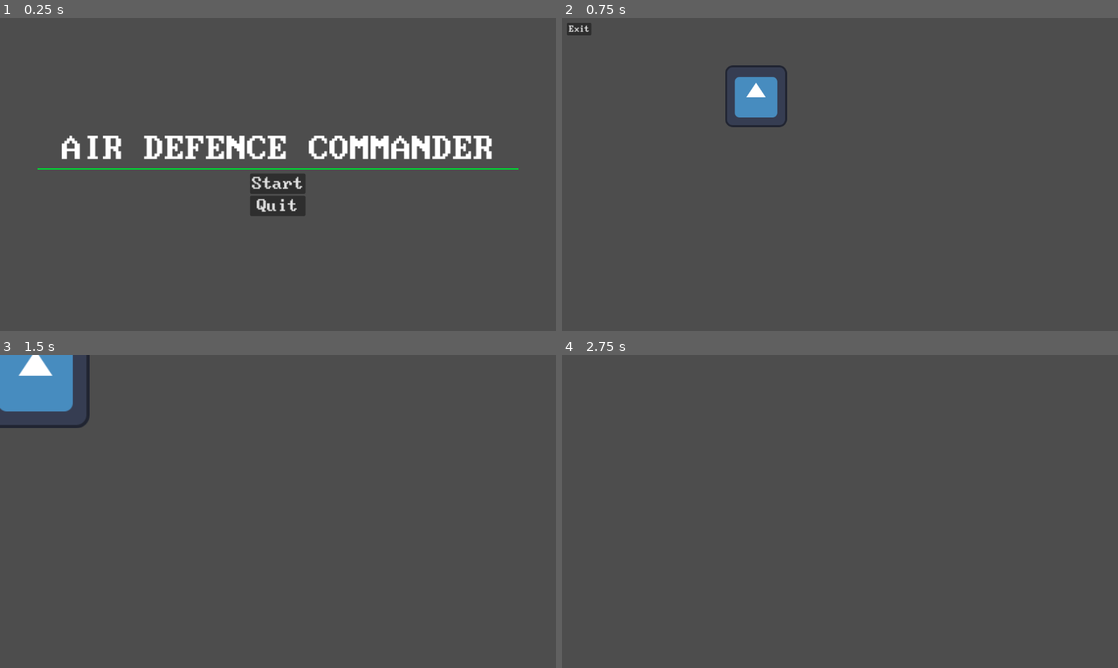
Above: before the commit, frames 1-4 (two rows, left to right).
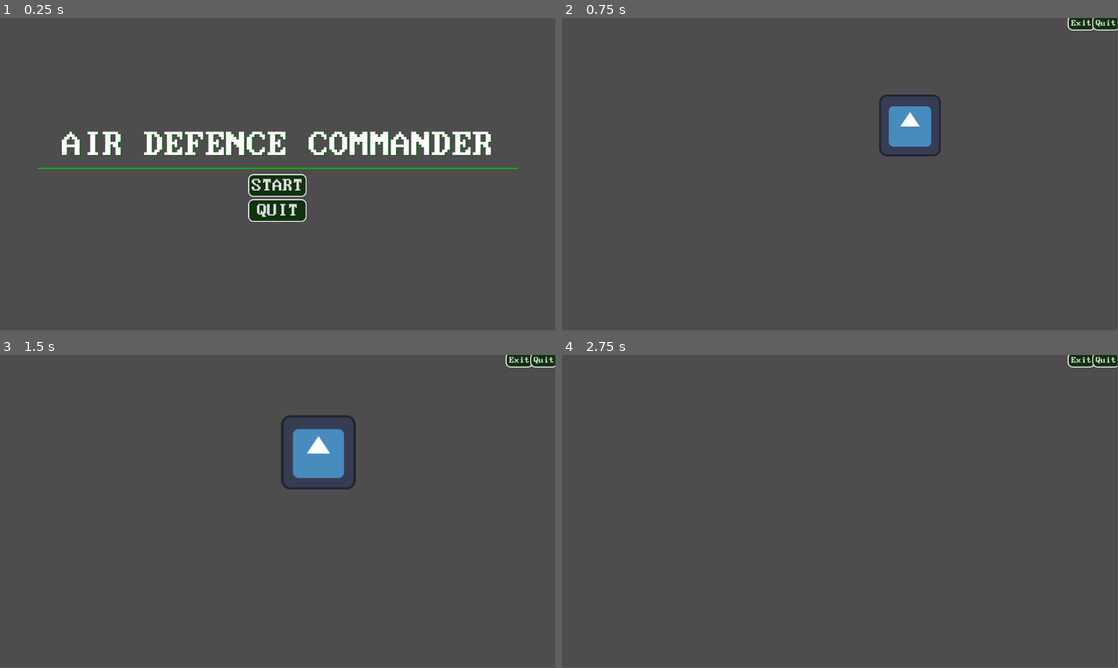
Above: after the commit, the same moments.

Repository: angels-silhouette/Air-Defence-Commander
Game: Godot game, scene res://scenes/start_menu.tscn
The game is run twice, just before and just after one commit, with the same random seed, the same clock (stepped at 60 frames per second) and the same inputs. The engine's default icon, where the game draws it, is replaced by a stand-in: a white triangle on a blue panel in a dark square.
Inputs:
- Up to frame 1 (0.25 s): no input
- Up to frame 2 (0.75 s): click "Start" (after the commit: "START") at 0.5 s
- Up to frame 3 (1.5 s): tap Enter at 1.25 s; hold D (right) from 1.28 s (still down); hold E (in) from 1.28 s (still down)
- Up to frame 4 (2.75 s): tap Q (out) at 1.55, 2.1 s; release D (right) at 2.03 s; release E (in) at 2.03 s; hold S (down) from 2.03 s (still down); tap E (in) at 2.3 s
In our replay, the window is 800x450 before the commit and 799x449 after it. These sizes can differ from the game's own. Grey fills any space a smaller window leaves; there, only what the larger window draws over its background counts as a difference.

The runs differ from the first frame. In frame 1, 5.2% of the frame differs, in the area x 6-94%, y 36-66%; in frame 2, 3.0%; in frame 3, 4.9%; in frame 4, 0.3%.

Commit message:
2024/11/25

Diff:
--- /dev/null
+++ b/assets/style_box_flat_dark.tres
@@ -0,0 +1,17 @@
+[gd_resource type="StyleBoxFlat" format=3 uid="uid://db0qgrjv30yoo"]
+
+[resource]
+bg_color = Color(0, 0.392157, 0, 1)
+border_width_left = 2
+border_width_top = 2
+border_width_right = 2
+border_width_bottom = 2
+border_color = Color(1, 1, 1, 1)
+corner_radius_top_left = 10
+corner_radius_top_right = 10
+corner_radius_bottom_right = 10
+corner_radius_bottom_left = 10
+expand_margin_left = 5.0
+expand_margin_top = 5.0
+expand_margin_right = 5.0
+expand_margin_bottom = 5.0
--- /dev/null
+++ b/assets/style_box_flat_dark_borderless.tres
@@ -0,0 +1,8 @@
+[gd_resource type="StyleBoxFlat" format=3 uid="uid://cpn0pljqpsov3"]
+
+[resource]
+bg_color = Color(0, 0.392157, 0, 1)
+corner_radius_top_left = 10
+corner_radius_top_right = 10
+corner_radius_bottom_right = 10
+corner_radius_bottom_left = 10
--- /dev/null
+++ b/assets/style_box_flat_darker.tres
@@ -0,0 +1,17 @@
+[gd_resource type="StyleBoxFlat" format=3 uid="uid://blomgf5bxrh8r"]
+
+[resource]
+bg_color = Color(0.0588235, 0.196078, 0.0588235, 1)
+border_width_left = 2
+border_width_top = 2
+border_width_right = 2
+border_width_bottom = 2
+border_color = Color(1, 1, 1, 1)
+corner_radius_top_left = 10
+corner_radius_top_right = 10
+corner_radius_bottom_right = 10
+corner_radius_bottom_left = 10
+expand_margin_left = 5.0
+expand_margin_top = 5.0
+expand_margin_right = 5.0
+expand_margin_bottom = 5.0
--- /dev/null
+++ b/assets/style_box_flat_darker_borderless.tres
@@ -0,0 +1,13 @@
+[gd_resource type="StyleBoxFlat" format=3 uid="uid://c6vr6w0xs24p2"]
+
+[resource]
+bg_color = Color(0.0588235, 0.196078, 0.0588235, 1)
+border_width_left = 2
+border_width_top = 2
+border_width_right = 2
+border_width_bottom = 2
+border_color = Color(1, 1, 1, 1)
+corner_radius_top_left = 10
+corner_radius_top_right = 10
+corner_radius_bottom_right = 10
+corner_radius_bottom_left = 10
--- /dev/null
+++ b/assets/style_box_flat_darkest.tres
@@ -0,0 +1,17 @@
+[gd_resource type="StyleBoxFlat" format=3 uid="uid://dxd5blc1n3tkv"]
+
+[resource]
+bg_color = Color(0, 0.0980392, 0, 1)
+border_width_left = 2
+border_width_top = 2
+border_width_right = 2
+border_width_bottom = 2
+border_color = Color(1, 1, 1, 1)
+corner_radius_top_left = 10
+corner_radius_top_right = 10
+corner_radius_bottom_right = 10
+corner_radius_bottom_left = 10
+expand_margin_left = 5.0
+expand_margin_top = 5.0
+expand_margin_right = 5.0
+expand_margin_bottom = 5.0
--- /dev/null
+++ b/assets/style_box_flat_light.tres
@@ -0,0 +1,17 @@
+[gd_resource type="StyleBoxFlat" format=3 uid="uid://ctelxcb735pwc"]
+
+[resource]
+bg_color = Color(0, 0.784314, 0, 1)
+border_width_left = 2
+border_width_top = 2
+border_width_right = 2
+border_width_bottom = 2
+border_color = Color(1, 1, 1, 1)
+corner_radius_top_left = 10
+corner_radius_top_right = 10
+corner_radius_bottom_right = 10
+corner_radius_bottom_left = 10
+expand_margin_left = 5.0
+expand_margin_top = 5.0
+expand_margin_right = 5.0
+expand_margin_bottom = 5.0
--- /dev/null
+++ b/assets/theme.tres
@@ -0,0 +1,39 @@
+[gd_resource type="Theme" load_steps=9 format=3 uid="uid://62ntj43uvyfo"]
+
+[ext_resource type="FontFile" uid="uid://6a755ajkbbij" path="res://assets/fonts/BigBlueTerminal/BigBlueTermPlusNerdFontMono-Regular.ttf" id="1_jilf1"]
+[ext_resource type="StyleBox" uid="uid://dxd5blc1n3tkv" path="res://assets/style_box_flat_darkest.tres" id="2_7jv3d"]
+[ext_resource type="StyleBox" uid="uid://db0qgrjv30yoo" path="res://assets/style_box_flat_dark.tres" id="2_i4q16"]
+[ext_resource type="StyleBox" uid="uid://ctelxcb735pwc" path="res://assets/style_box_flat_light.tres" id="3_lj3fm"]
+[ext_resource type="StyleBox" uid="uid://blomgf5bxrh8r" path="res://assets/style_box_flat_darker.tres" id="4_o73sg"]
+[ext_resource type="StyleBox" uid="uid://cpn0pljqpsov3" path="res://assets/style_box_flat_dark_borderless.tres" id="6_ufm5a"]
+[ext_resource type="StyleBox" uid="uid://c6vr6w0xs24p2" path="res://assets/style_box_flat_darker_borderless.tres" id="6_y673g"]
+
+[sub_resource type="StyleBoxLine" id="StyleBoxLine_omane"]
+color = Color(0, 0.784314, 0, 1)
+grow_begin = 50.0
+grow_end = 50.0
+thickness = 2
+
+[resource]
+Button/fonts/font = ExtResource("1_jilf1")
+Button/styles/disabled = ExtResource("2_7jv3d")
+Button/styles/focus = ExtResource("2_i4q16")
+Button/styles/hover = ExtResource("2_i4q16")
+Button/styles/normal = ExtResource("4_o73sg")
+Button/styles/pressed = ExtResource("3_lj3fm")
+FlatButton/styles/disabled = ExtResource("2_7jv3d")
+FlatButton/styles/hover = ExtResource("2_i4q16")
+FlatButton/styles/normal = ExtResource("4_o73sg")
+FlatButton/styles/pressed = ExtResource("3_lj3fm")
+HSeparator/styles/separator = SubResource("StyleBoxLine_omane")
+Label/colors/font_shadow_color = Color(0, 0.392157, 0, 1)
+Label/constants/shadow_outline_size = 2
+Label/fonts/font = ExtResource("1_jilf1")
+MenuButton/styles/disabled = ExtResource("2_7jv3d")
+MenuButton/styles/focus = ExtResource("2_i4q16")
+MenuButton/styles/hover = ExtResource("2_i4q16")
+MenuButton/styles/normal = ExtResource("4_o73sg")
+MenuButton/styles/pressed = ExtResource("3_lj3fm")
+PopupMenu/styles/hover = ExtResource("6_ufm5a")
+PopupMenu/styles/panel = ExtResource("6_y673g")
+VBoxContainer/constants/separation = 15
--- a/project.godot
+++ b/project.godot
@@ -12,16 +12,26 @@
 
 config/name="Air defence commander"
 run/main_scene="res://scenes/start_menu.tscn"
-config/features=PackedStringArray("4.2", "Forward Plus")
+config/features=PackedStringArray("4.3", "Forward Plus")
+run/max_fps=60
 boot_splash/bg_color=Color(0, 0, 0, 1)
 config/icon="res://working assets/icon.svg"
+
+[audio]
+
+general/text_to_speech=true
+driver/enable_input=true
+
+[debug]
+
+file_logging/enable_file_logging=true
+settings/stdout/print_fps=true
+settings/stdout/print_gpu_profile=true
+settings/stdout/verbose_stdout=true
 
 [display]
 
 window/size/mode=3
-window/stretch/mode="canvas_items"
-window/stretch/aspect="expand"
-window/per_pixel_transparency/allowed=true
 
 [dotnet]
 
@@ -32,31 +42,35 @@
 
 up={
 "deadzone": 0.5,
-"events": [Object(InputEventKey,"resource_local_to_scene":fa …(172 unchanged characters)… eycode":87,"key_label":0,"unicode":119,"echo":false,"script":null)
+"events": [Object(InputEventKey,"resource_local_to_scene":fa …(172 unchanged characters)… eycode":87,"key_label":0,"unicode":119,"location":0,"echo":false,"script":null)
 ]
 }
 down={
 "deadzone": 0.5,
-"events": [Object(InputEventKey,"resource_local_to_scene":fa …(172 unchanged characters)… eycode":83,"key_label":0,"unicode":115,"echo":false,"script":null)
+"events": [Object(InputEventKey,"resource_local_to_scene":fa …(172 unchanged characters)… eycode":83,"key_label":0,"unicode":115,"location":0,"echo":false,"script":null)
 ]
 }
 left={
 "deadzone": 0.5,
-"events": [Object(InputEventKey,"resource_local_to_scene":fa …(171 unchanged characters)… keycode":65,"key_label":0,"unicode":97,"echo":false,"script":null)
+"events": [Object(InputEventKey,"resource_local_to_scene":fa …(171 unchanged characters)… keycode":65,"key_label":0,"unicode":97,"location":0,"echo":false,"script":null)
 ]
 }
 right={
 "deadzone": 0.5,
-"events": [Object(InputEventKey,"resource_local_to_scene":fa …(172 unchanged characters)… eycode":68,"key_label":0,"unicode":100,"echo":false,"script":null)
+"events": [Object(InputEventKey,"resource_local_to_scene":fa …(172 unchanged characters)… eycode":68,"key_label":0,"unicode":100,"location":0,"echo":false,"script":null)
 ]
 }
 in={
 "deadzone": 0.5,
-"events": [Object(InputEventKey,"resource_local_to_scene":fa …(172 unchanged characters)… eycode":69,"key_label":0,"unicode":101,"echo":false,"script":null)
+"events": [Object(InputEventKey,"resource_local_to_scene":fa …(172 unchanged characters)… eycode":69,"key_label":0,"unicode":101,"location":0,"echo":false,"script":null)
 ]
 }
 out={
 "deadzone": 0.5,
-"events": [Object(InputEventKey,"resource_local_to_scene":fa …(172 unchanged characters)… eycode":81,"key_label":0,"unicode":113,"echo":false,"script":null)
+"events": [Object(InputEventKey,"resource_local_to_scene":fa …(172 unchanged characters)… eycode":81,"key_label":0,"unicode":113,"location":0,"echo":false,"script":null)
 ]
 }
+
+[rendering]
+
+occlusion_culling/use_occlusion_culling=true
--- a/scenes/enemy.tscn
+++ b/scenes/enemy.tscn
@@ -2,5 +2,5 @@
 
 [ext_resource type="Script" path="res://scenes/enemy.gd" id="1_uf53c"]
 
-[node name="enemy" type="Node2D"]
+[node name="Enemy" type="Node2D"]
 script = ExtResource("1_uf53c")
--- a/scenes/game.gd
+++ b/scenes/game.gd
@@ -1,6 +1,9 @@
 extends Node2D
 
-var worlds = []
+# Environmental constants
+@export var ENVIRONMENTAL_ACCELERATION: Vector3 = Vector3(0, 0, -9.8) # meters per second per second
+
+var entities = []
 
 func _ready():
 	pass
@@ -8,8 +11,12 @@
 func _process(_delta):
 	pass
 
-func add_world(world):
-	worlds.append(world)
+func register_entity(entity):
+	print(entity)
+	entities.append(entity)
 
 func quit_request():
 	self.get_tree().quit()
+
+func exit_to_menu_request():
+	self.get_tree().change_scene_to_file("res://scenes/start_menu.tscn")
--- a/scenes/game.tscn
+++ b/scenes/game.tscn
@@ -1,21 +1,23 @@
 [gd_scene load_steps=6 format=3 uid="uid://cdlpdolg5b1i4"]
 
 [ext_resource type="Script" path="res://scenes/game.gd" id="1_dx3bu"]
-[ext_resource type="PackedScene" uid="uid://cmxwc5g651856" path="res://scenes/world.tscn" id="2_c3bcd"]
-[ext_resource type="PackedScene" uid="uid://bhqauxkrrllg0" path="res://scenes/player.tscn" id="2_ca6lv"]
-[ext_resource type="PackedScene" uid="uid://c2j2v4bxc3qeg" path="res://scenes/enemy.tscn" id="4_qogmf"]
-[ext_resource type="Texture2D" uid="uid://cliu8xtxi385n" path="res://working_assets/icon.svg" id="5_afew8"]
+[ext_resource type="PackedScene" uid="uid://c2j2v4bxc3qeg" path="res://scenes/enemy.tscn" id="2_afojm"]
+[ext_resource type="PackedScene" uid="uid://bhqauxkrrllg0" path="res://scenes/player.tscn" id="3_ga60c"]
+[ext_resource type="PackedScene" uid="uid://djebarfvr83yg" path="res://scenes/misc_objects_spawner.tscn" id="4_42q3g"]
+[ext_resource type="Texture2D" uid="uid://cliu8xtxi385n" path="res://working_assets/icon.svg" id="5_fmo06"]
 
-[node name="game" type="Node2D"]
+[node name="Game" type="Node2D"]
 script = ExtResource("1_dx3bu")
 
-[node name="world" parent="." instance=ExtResource("2_c3bcd")]
+[node name="Enemy" parent="." instance=ExtResource("2_afojm")]
+position = Vector2(191, 495)
 
-[node name="player" parent="world" instance=ExtResource("2_ca6lv")]
-position = Vector2(598, 343)
+[node name="Player" parent="." instance=ExtResource("3_ga60c")]
+position = Vector2(277, 333)
 
-[node name="enemy" parent="world" instance=ExtResource("4_qogmf")]
+[node name="MiscObjectsSpawner" parent="." instance=ExtResource("4_42q3g")]
+position = Vector2(263, 235)
 
 [node name="Icon" type="Sprite2D" parent="."]
-position = Vector2(424, 181)
-texture = ExtResource("5_afew8")
+position = Vector2(423, 232)
+texture = ExtResource("5_fmo06")
--- /dev/null
+++ b/scenes/misc_objects_spawner.tscn
@@ -0,0 +1,6 @@
+[gd_scene load_steps=2 format=3 uid="uid://djebarfvr83yg"]
+
+[ext_resource type="Script" path="res://scenes/misc_objects_spawner.gd" id="1_1eupc"]
+
+[node name="MiscObjectsSpawner" type="Node2D"]
+script = ExtResource("1_1eupc")
--- a/scenes/player.gd
+++ b/scenes/player.gd
@@ -11,61 +11,59 @@
 @export var radar_large: Node2D
 
 # GUI
-@export var camera_sensitivity: int = 100
-@export var max_scale: float = 2
-@export var min_scale: float = 0.2
+var velocity: Vector2 = Vector2(0, 0)
+var zoom_velocity: float = 0.0
+var velocity_sensitivity: int = 100
+var zoom_sensitivity: float = 0.3
+var zoom_decerlation: float = 12.0
+var velocity_decerlation: float = 2.5
+var max_scale: float = 5
+var min_scale: float = 0.1
 
-var world: Node2D
-var camera_velocity: Vector2
-var camera_zoom_velocity: float = 0.0
+@onready var world: Node2D = self.get_parent()
+@onready var camera: Camera2D = $Camera2D
 
-var camera: Camera2D
-var ui: Control
+func _process(delta):
+	var velocity_zoom_coefficent = 1 / camera.zoom.length()
 
-func _ready():
-	world = self.get_parent()
-	camera = self.get_node("Camera2D")
-	ui = self.get_node("UI")
+	if Input.is_action_pressed("up"):
+		velocity.y -= velocity_sensitivity * velocity_zoom_coefficent * delta
+	if Input.is_action_pressed("down"):
+		velocity.y += velocity_sensitivity * velocity_zoom_coefficent * delta
+	if Input.is_action_pressed("left"):
+		velocity.x -= velocity_sensitivity * velocity_zoom_coefficent * delta
+	if Input.is_action_pressed("right"):
+		velocity.x += velocity_sensitivity * velocity_zoom_coefficent * delta
+	if Input.is_action_pressed("in"):
+		zoom_velocity += zoom_sensitivity * delta
+	if Input.is_action_pressed("out"):
+		zoom_velocity -= zoom_sensitivity * delta
+
+	# movement
+	position += velocity
+	var zoom_change = Vector2(1, 1) * zoom_velocity
+	if zoom_change + camera.zoom > Vector2(1, 1) * max_scale:
+		camera.zoom = Vector2(1, 1) * max_scale
+		zoom_velocity = 0
+	elif zoom_change + camera.zoom < Vector2(1, 1) * min_scale:
+		camera.zoom = Vector2(1, 1) * min_scale
+		zoom_velocity = 0
+	else:
+		camera.zoom += zoom_change
+
+	# deceleartion
+	zoom_velocity -= zoom_velocity * zoom_decerlation * delta
+	velocity -= velocity * velocity_decerlation * delta
+	if velocity.length() < 0.05:
+		velocity = Vector2(0, 0)
+
+func _on_quit_button_pressed() -> void:
+	world.quit_request()
 
 
-func _process(delta):
-	# input handling
-	if Input.is_action_pressed("up"):
-		camera_velocity.y -= camera_sensitivity * delta
-	if Input.is_action_pressed("down"):
-		camera_velocity.y += camera_sensitivity * delta
-	if Input.is_action_pressed("left"):
-		camera_velocity.x -= camera_sensitivity * delta
-	if Input.is_action_pressed("right"):
-		camera_velocity.x += camera_sensitivity * delta
-	if Input.is_action_pressed("in"):
-		camera_zoom_velocity += camera_sensitivity / 100 * delta
-	if Input.is_action_pressed("out"):
-		camera_zoom_velocity -= camera_sensitivity / 100 * delta
-
-	# movement
-	position += camera_velocity
-	var zoom_change = Vector2(1, 1) * camera_zoom_velocity
-	if zoom_change + camera.zoom > Vector2(1, 1) * max_scale:
-		camera.zoom = Vector2(1, 1) * max_scale
-		ui.size = self.get_tree().root.size * min_scale
-		camera_zoom_velocity = 0
-	elif zoom_change + camera.zoom < Vector2(1, 1) * min_scale:
-		camera.zoom = Vector2(1, 1) * min_scale
-		ui.size = self.get_tree().root.size * max_scale
-		camera_zoom_velocity = 0
-	else:
-		camera.zoom += zoom_change
-		ui.size -= zoom_change
-
-	print(ui.size)
-
-	# deceleartion
-	camera_zoom_velocity -= camera_zoom_velocity * 10 * delta
-	camera_velocity -= camera_velocity * 2.5 * delta
-	if camera_velocity.length() < 0.05:
-		camera_velocity = Vector2(0, 0)
+func _on_exit_to_menu_button_pressed() -> void:
+	world.exit_to_menu_request()
 
 
-func _on_exit_button_pressed():
-	world.quit_request()
+func _on_exit_button_pressed() -> void:
+	pass # Replace with function body.
--- a/scenes/player.tscn
+++ b/scenes/player.tscn
@@ -1,47 +1,43 @@
-[gd_scene load_steps=4 format=3 uid="uid://bhqauxkrrllg0"]
+[gd_scene load_steps=3 format=3 uid="uid://bhqauxkrrllg0"]
 
 [ext_resource type="Script" path="res://scenes/player.gd" id="1_si8ud"]
-[ext_resource type="FontFile" uid="uid://hgkxrcji5ap8" path="res://assets/fonts/BigBlueTerminal/BigBlueTerm437NerdFont-Regular.ttf" id="2_sqtl6"]
+[ext_resource type="Theme" uid="uid://62ntj43uvyfo" path="res://assets/theme.tres" id="2_befvw"]
 
-[sub_resource type="Theme" id="Theme_j00j5"]
-default_font = ExtResource("2_sqtl6")
-default_font_size = 12
-Button/font_sizes/font_size = 16
-MarginContainer/constants/margin_bottom = 10
-MarginContainer/constants/margin_left = 10
-MarginContainer/constants/margin_right = 10
-MarginContainer/constants/margin_top = 10
-
-[node name="player" type="Node2D"]
+[node name="Player" type="Node2D"]
 script = ExtResource("1_si8ud")
 
-[node name="UI" type="Control" parent="."]
+[node name="Camera2D" type="Camera2D" parent="."]
+
+[node name="CanvasLayer" type="CanvasLayer" parent="."]
+
+[node name="UI" type="Control" parent="CanvasLayer"]
 layout_mode = 3
 anchors_preset = 15
 anchor_right = 1.0
 anchor_bottom = 1.0
-offset_left = -576.0
-offset_top = -324.0
-offset_right = 576.0
-offset_bottom = 324.0
 grow_horizontal = 2
 grow_vertical = 2
-size_flags_horizontal = 3
-size_flags_vertical = 3
-theme = SubResource("Theme_j00j5")
-metadata/_edit_lock_ = true
+theme = ExtResource("2_befvw")
 
-[node name="MarginContainer" type="MarginContainer" parent="UI"]
+[node name="MarginContainer" type="MarginContainer" parent="CanvasLayer/UI"]
 layout_mode = 1
-offset_right = 40.0
-offset_bottom = 40.0
+anchors_preset = 1
+anchor_left = 1.0
+anchor_right = 1.0
+offset_left = -20.0
+offset_bottom = 20.0
+grow_horizontal = 0
 
-[node name="ExitButton" type="Button" parent="UI/MarginContainer"]
+[node name="HBoxContainer" type="HBoxContainer" parent="CanvasLayer/UI/MarginContainer"]
+layout_mode = 2
+
+[node name="ExitButton" type="Button" parent="CanvasLayer/UI/MarginContainer/HBoxContainer"]
 layout_mode = 2
 text = "Exit"
-metadata/_edit_use_anchors_ = true
 
-[node name="Camera2D" type="Camera2D" parent="."]
-metadata/_edit_lock_ = true
+[node name="QuitButton" type="Button" parent="CanvasLayer/UI/MarginContainer/HBoxContainer"]
+layout_mode = 2
+text = "Quit"
 
-[connection signal="pressed" from="UI/MarginContainer/ExitButton" to="." method="_on_exit_button_pressed"]
+[connection signal="pressed" from="CanvasLayer/UI/MarginContainer/HBoxContainer/ExitButton" to="." method="_on_exit_button_pressed"]
+[connection signal="pressed" from="CanvasLayer/UI/MarginContainer/HBoxContainer/QuitButton" to="." method="_on_quit_button_pressed"]
--- a/scenes/start_menu.gd
+++ b/scenes/start_menu.gd
@@ -1,4 +1,4 @@
-extends Control
+extends CenterContainer
 
 func _ready():
 	pass
--- a/scenes/start_menu.tres
+++ /dev/null
@@ -1,54 +0,0 @@
-[gd_resource type="Theme" load_steps=5 format=3 uid="uid://62ntj43uvyfo"]
-
-[ext_resource type="FontFile" uid="uid://deslwh2w0cksq" path="res://assets/fonts/BigBlueTerminal/BigBlueTerm437NerdFontMono-Regular.ttf" id="1_fam3s"]
-
-[sub_resource type="StyleBoxFlat" id="StyleBoxFlat_4tv2o"]
-bg_color = Color(0.2, 0.878431, 0.0980392, 1)
-border_width_left = 1
-border_width_top = 1
-border_width_right = 1
-border_width_bottom = 1
-border_color = Color(0, 0, 0, 1)
-corner_radius_top_left = 5
-corner_radius_top_right = 5
-corner_radius_bottom_right = 5
-corner_radius_bottom_left = 5
-shadow_color = Color(0.356863, 0.560784, 0.270588, 1)
-shadow_size = 5
-shadow_offset = Vector2(1, 1)
-
-[sub_resource type="StyleBoxFlat" id="StyleBoxFlat_0jofq"]
-bg_color = Color(0.356863, 0.560784, 0.270588, 1)
-border_width_left = 1
-border_width_top = 1
-border_width_right = 1
-border_width_bottom = 1
-border_color = Color(0, 0, 0, 1)
-border_blend = true
-corner_radius_top_left = 5
-corner_radius_top_right = 5
-corner_radius_bottom_right = 5
-corner_radius_bottom_left = 5
-shadow_color = Color(0, 0, 0, 1)
-shadow_size = 5
-shadow_offset = Vector2(1, 1)
-
-[sub_resource type="StyleBoxEmpty" id="StyleBoxEmpty_sa0ch"]
-
-[resource]
-default_font = ExtResource("1_fam3s")
-default_font_size = 32
-Button/font_sizes/default = 32
-Button/styles/normal = SubResource("StyleBoxFlat_4tv2o")
-Button/styles/pressed = SubResource("StyleBoxFlat_0jofq")
-Fonts/fonts/normal = ExtResource("1_fam3s")
-Label/colors/font_color = Color(1, 1, 1, 1)
-Label/colors/font_outline_color = Color(0, 0, 0, 1)
-Label/colors/font_shadow_color = Color(0.356863, 0.560784, 0.270588, 1)
-Label/constants/line_spacing = 3
-Label/constants/outline_size = 1
-Label/constants/shadow_offset_x = 1
-Label/constants/shadow_offset_y = 1
-Label/constants/shadow_outline_size = 5
-Label/font_sizes/title = 32
-Label/styles/normal = SubResource("StyleBoxEmpty_sa0ch")
--- a/scenes/start_menu.tscn
+++ b/scenes/start_menu.tscn
@@ -1,64 +1,47 @@
-[gd_scene load_steps=7 format=3 uid="uid://dxymm76bisbo"]
+[gd_scene load_steps=3 format=3 uid="uid://dxymm76bisbo"]
 
-[ext_resource type="FontFile" uid="uid://deslwh2w0cksq" path="res://assets/fonts/BigBlueTerminal/BigBlueTerm437NerdFontMono-Regular.ttf" id="1_a73xf"]
-[ext_resource type="FontFile" uid="uid://hgkxrcji5ap8" path="res://assets/fonts/BigBlueTerminal/BigBlueTerm437NerdFont-Regular.ttf" id="1_hlu1b"]
 [ext_resource type="Script" path="res://scenes/start_menu.gd" id="1_ij60g"]
+[ext_resource type="Theme" uid="uid://62ntj43uvyfo" path="res://assets/theme.tres" id="1_yf2mb"]
 
-[sub_resource type="StyleBoxLine" id="StyleBoxLine_5app5"]
-color = Color(0, 0.839216, 0.2, 1)
-grow_begin = 50.0
-grow_end = 50.0
-thickness = 3
-
-[sub_resource type="Theme" id="Theme_px6bt"]
-default_font = ExtResource("1_hlu1b")
-default_font_size = 32
-HSeparator/constants/separation = 10
-HSeparator/styles/separator = SubResource("StyleBoxLine_5app5")
-Label/font_sizes/font_size = 64
-
-[sub_resource type="LabelSettings" id="LabelSettings_h4k0s"]
-font = ExtResource("1_a73xf")
-font_size = 64
-
-[node name="StartMenue" type="Control"]
-layout_mode = 3
-anchors_preset = 0
-theme = SubResource("Theme_px6bt")
+[node name="StartMenue" type="CenterContainer"]
+anchors_preset = 15
+anchor_right = 1.0
+anchor_bottom = 1.0
+grow_horizontal = 2
+grow_vertical = 2
+theme = ExtResource("1_yf2mb")
 script = ExtResource("1_ij60g")
 
-[node name="CenterContainer" type="CenterContainer" parent="."]
-layout_mode = 0
-offset_right = 1152.0
-offset_bottom = 648.0
-
-[node name="MarginContainer" type="MarginContainer" parent="CenterContainer"]
+[node name="MarginContainer" type="MarginContainer" parent="."]
 layout_mode = 2
 
-[node name="VBoxContainer" type="VBoxContainer" parent="CenterContainer/MarginContainer"]
+[node name="VBoxContainer" type="VBoxContainer" parent="MarginContainer"]
 layout_mode = 2
 
-[node name="TitleLable" type="Label" parent="CenterContainer/MarginContainer/VBoxContainer"]
+[node name="TitleLabel" type="Label" parent="MarginContainer/VBoxContainer"]
 layout_mode = 2
-text = "Air Defence Commander"
-label_settings = SubResource("LabelSettings_h4k0s")
-horizontal_alignment = 1
-uppercase = true
+theme_override_font_sizes/font_size = 64
+text = "AIR DEFENCE COMMANDER"
 
-[node name="HSplitContainer" type="HSeparator" parent="CenterContainer/MarginContainer/VBoxContainer"]
+[node name="HSplitContainer" type="HSeparator" parent="MarginContainer/VBoxContainer"]
 layout_mode = 2
 
-[node name="VBoxContainer" type="VBoxContainer" parent="CenterContainer/MarginContainer/VBoxContainer"]
+[node name="VBoxContainer" type="VBoxContainer" parent="MarginContainer/VBoxContainer"]
 layout_mode = 2
 size_flags_horizontal = 4
 
-[node name="StartButton" type="Button" parent="CenterContainer/MarginContainer/VBoxContainer/VBoxContainer"]
+[node name="StartButton" type="Button" parent="MarginContainer/VBoxContainer/VBoxContainer"]
 layout_mode = 2
-text = "Start"
+size_flags_vertical = 3
+theme_override_font_sizes/font_size = 32
+text = "START"
 
-[node name="QuitButton" type="Button" parent="CenterContainer/MarginContainer/VBoxContainer/VBoxContainer"]
+[node name="QuitButton" type="Button" parent="MarginContainer/VBoxContainer/VBoxContainer"]
 layout_mode = 2
-text = "Quit"
+size_flags_vertical = 3
+theme_override_font_sizes/font_size = 32
+text = "QUIT
+"
 
-[connection signal="pressed" from="CenterContainer/MarginContainer/VBoxContainer/VBoxContainer/StartButton" to="." method="_on_start_button_pressed"]
-[connection signal="pressed" from="CenterContainer/MarginContainer/VBoxContainer/VBoxContainer/QuitButton" to="." method="_on_quit_button_pressed"]
+[connection signal="pressed" from="MarginContainer/VBoxContainer/VBoxContainer/StartButton" to="." method="_on_start_button_pressed"]
+[connection signal="pressed" from="MarginContainer/VBoxContainer/VBoxContainer/QuitButton" to="." method="_on_quit_button_pressed"]
--- a/scenes/world.gd
+++ /dev/null
@@ -1,22 +0,0 @@
-extends Node2D
-
-# Environmental constants
-@export var ENVIRONMENTAL_ACCELERATION: Vector3 = Vector3(0, 0, -9.8) # meters per second per second
-
-var entities = []
-
-var game: Node2D
-
-func _ready():
-	game = self.get_parent()
-
-
-func _process(delta):
-	pass
-
-func register_entity(entity):
-	print(entity)
-	entities.append(entity)
-
-func quit_request():
-	game.quit_request()
--- a/scenes/world.tscn
+++ /dev/null
@@ -1,10 +0,0 @@
-[gd_scene load_steps=3 format=3 uid="uid://cmxwc5g651856"]
-
-[ext_resource type="Script" path="res://scenes/world.gd" id="1_gnp66"]
-[ext_resource type="Script" path="res://scenes/misc_objects_spawner.gd" id="2_ycbvw"]
-
-[node name="world" type="Node2D"]
-script = ExtResource("1_gnp66")
-
-[node name="misc_objects_spawner" type="Node2D" parent="."]
-script = ExtResource("2_ycbvw")
Binary file removed: assets/fonts/BigBlueTerminal/BigBlueTerm437NerdFont-Regular.ttf
Not shown, removed: assets/fonts/BigBlueTerminal/BigBlueTerm437NerdFont-Regular.ttf.import
Binary file removed: assets/fonts/BigBlueTerminal/BigBlueTerm437NerdFontMono-Regular.ttf
Not shown, removed: assets/fonts/BigBlueTerminal/BigBlueTerm437NerdFontMono-Regular.ttf.import
Binary file removed: assets/fonts/BigBlueTerminal/BigBlueTerm437NerdFontPropo-Regular.ttf
Not shown, removed: assets/fonts/BigBlueTerminal/BigBlueTerm437NerdFontPropo-Regular.ttf.import
Binary file removed: assets/fonts/BigBlueTerminal/BigBlueTermPlusNerdFont-Regular.ttf
Not shown, removed: assets/fonts/BigBlueTerminal/BigBlueTermPlusNerdFont-Regular.ttf.import
Not shown, changed: assets/fonts/BigBlueTerminal/BigBlueTermPlusNerdFontMono-Regular.ttf.import
Binary file removed: assets/fonts/BigBlueTerminal/BigBlueTermPlusNerdFontPropo-Regular.ttf
Not shown, removed: assets/fonts/BigBlueTerminal/BigBlueTermPlusNerdFontPropo-Regular.ttf.import
